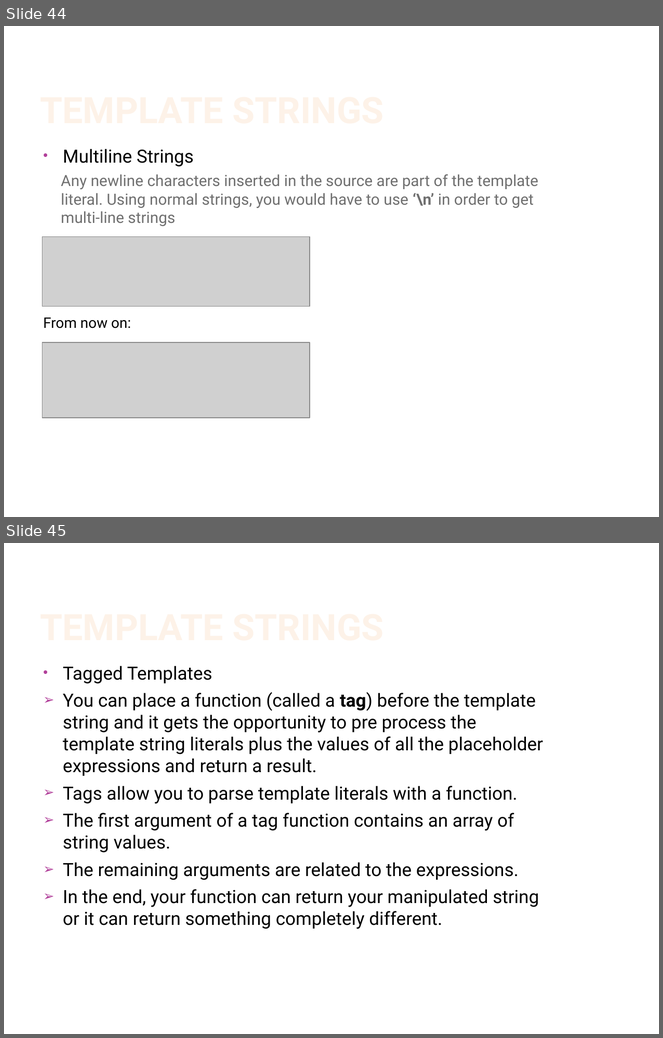
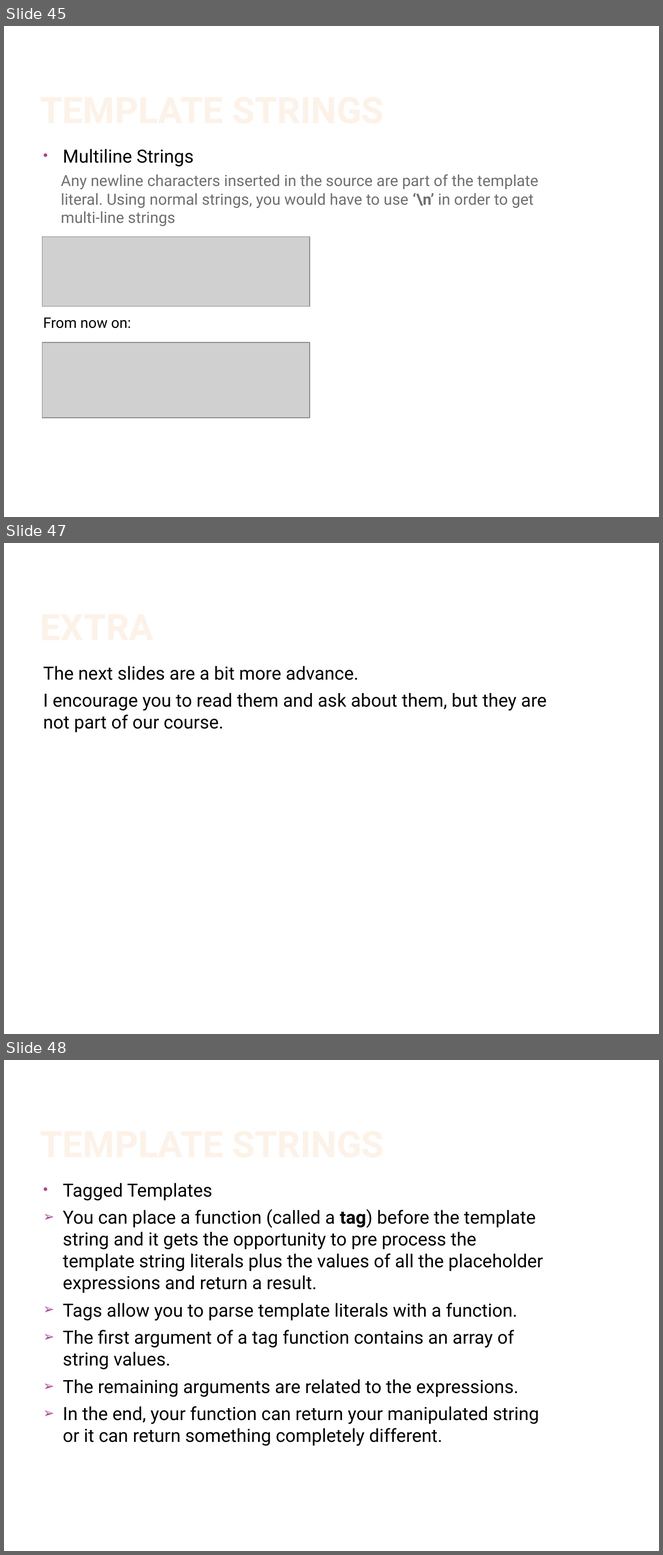
Before and after one commit to IsraelZablianov/TypeScript-Course, a slide deck: Advanced Es6 & TypeScript.pptx. Shown one above the other, each under a label of ours: slides 44 and 45 before the commit, slides 45, 47 and 48 after it; the slides between them are not shown. The pictures are 663x1038 and 663x1555 pixels, drawn with LibreOffice and Linux fonts; fonts in the diff are those of the drawing; grey boxes stand for pictures; background and template pictures are left out. Boxes give left, top, right and bottom in pixels: in the first picture for what was removed or moved away, otherwise in the second. Text is boxed around its words. In the diff, an @@ line names an element or a change of style, - is before the commit and + after.

```diff
--- a/Advanced Es6 & TypeScript.pptx
+++ b/Advanced Es6 & TypeScript.pptx
@@ slide 47 added at [4, 543, 659, 1034], background #FFFFFF @@
@@ title added at [37, 566, 556, 648], 40 pt, text gradient #FEF7F1 to #FEF3E8 to #FBCF9C to #F9B94C, bold @@
+EXTRA
@@ text added at [43, 666, 547, 732], 20 pt, text #000000 @@
+The next slides are a bit more advance.
+I encourage you to read them and ask about them, but they are not part of our course.
@@ what was slide 44 is now slide 45 @@
@@ what was slide 45 is now slide 48 @@
```
Also in this commit, not shown: 1 slide changed, 5 other slides added.
